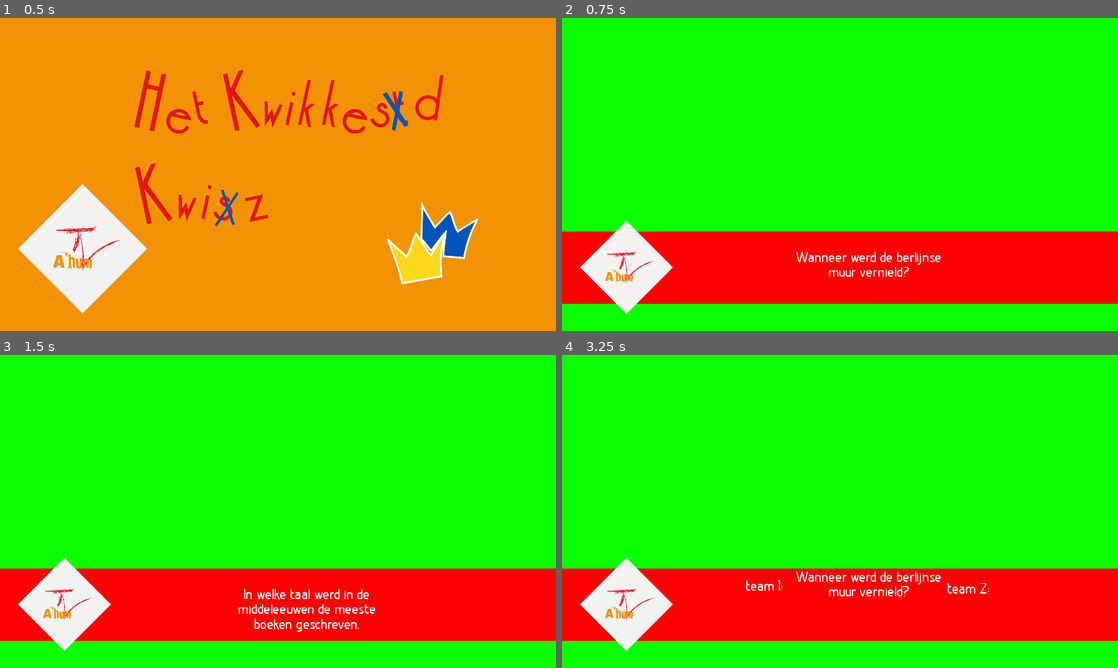
Above: before the commit, frames 1-4 (two rows, left to right).
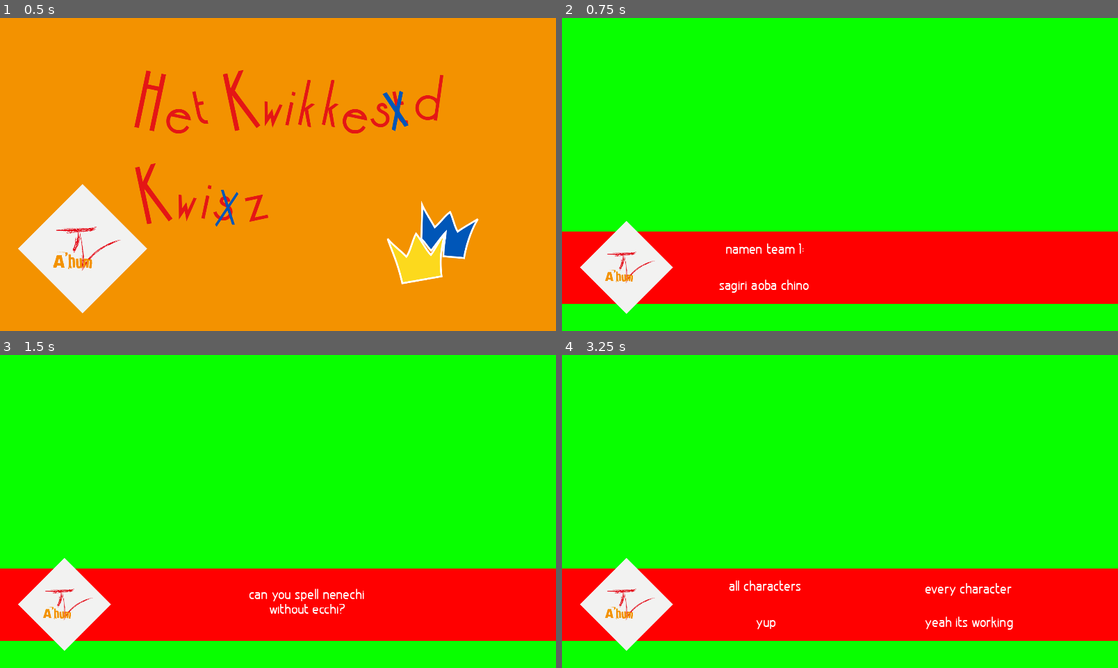
Above: after the commit, the same moments.

Repository: Frain-Breeze/KK-ONC
Game: Godot game, scene res://scenes/main.tscn
Two runs of this game, one before a commit and one after it. Both use one fixed random seed, a clock stepped at 60 frames per second and the inputs below.
Inputs:
- Up to frame 1 (0.5 s): no input
- Up to frame 2 (0.75 s): tap Enter at 0.5 s; tap Space (advance) at 0.6 s
- Up to frame 3 (1.5 s): tap Space (advance) at 1.25, 1.35 s
- Up to frame 4 (3.25 s): tap Enter at 2 s; tap Up (advance_question) at 2.1 s; tap Space (advance) at 2.3, 2.75, 3.05 s; tap Right (advance_round) at 2.85 s

Frame 1 is identical in both runs. In frame 2, 0.9% of the frame differs, in the area x 28-69%, y 72-88%; in frame 3, 1.0%; in frame 4, 1.2%, in the area x 30-82%, y 69-88%.

Commit message:
yes

Diff:
--- a/scripts/main.gd
+++ b/scripts/main.gd
@@ -15,21 +15,42 @@
 	var roundName: String
 
 export var autoAdvanceQuestion: bool
+export var questionfile = "res://questions/loli.csv"
+export var namefile = "res://questions/teamnames.txt"
 
 var content = []
 var csvFile = File.new()
+var nameFile = File.new()
 var currentRound = -1
 var currentQuestion = -1
 var rng = RandomNumberGenerator.new()
 var currMode = MODE.QUESTION
 
+var t1names = []
+var t2names = []
+
 var scT1 = 0
 var scT2 = 0
 
 func loadFile():
+
+	var t2 = false
+	nameFile.open(namefile, File.READ)
+	while !nameFile.eof_reached():
+		var tmp = nameFile.get_line()
+		print(tmp)
+		if tmp == "":
+			t2 = true
+			continue
+		if !t2:
+			t1names.append(tmp)
+		else:
+			t2names.append(tmp)
+	nameFile.close()
+
 	print(OS.get_user_data_dir())
 	print(OS.get_executable_path())
-	print(csvFile.open("res://questions/kk-vragen.csv", File.READ))
+	print(csvFile.open(questionfile, File.READ))
 
 	var inRound = false
 	var tRound = ROUND.new()
@@ -84,6 +105,8 @@
 			tRound.questions.append(tQuest)
 			tQuest = QUESTION.new()
 
+	csvFile.close()
+
 	if(inRound): #if we reached the end of the file without finishing the last round
 		content.append(tRound)
 
@@ -98,7 +121,9 @@
 
 
 enum MODE{
-	STARTSCREEN,
+	STARTSCREEN = 0,
+	INTRODUCTION1,
+	INTRODUCTION2,
 	QUESTION,
 	ANSWER,
 	ROUNDEND,
@@ -122,7 +147,17 @@
 
 func update_labels():
 
-	if(currMode == MODE.QUESTION):
+	if(currMode == MODE.INTRODUCTION1):
+		clear_all()
+		$UI/questions/answer1/text.text = "namen team 1:"
+		for name in t1names:
+			$UI/questions/answer3/text.text += name + " "
+	elif(currMode == MODE.INTRODUCTION2):
+		clear_all()
+		$UI/questions/answer1/text.text = "namen team 2:"
+		for name in t2names:
+			$UI/questions/answer3/text.text += name + " "
+	elif(currMode == MODE.QUESTION):
 		clear_all()
 		$UI/questions/question/text.text = content[currentRound].questions[currentQuestion].question
 	elif(currMode == MODE.ANSWER):
@@ -300,6 +335,13 @@
 	if Input.is_action_just_pressed("advance"):
 		if(currMode == MODE.STARTSCREEN):
 			$"UI/TextureBox/KK-splash".visible = false
+			currMode = MODE.INTRODUCTION1
+			update_labels()
+		elif(currMode == MODE.INTRODUCTION1):
+			currMode = MODE.INTRODUCTION2
+			update_labels()
+		elif(currMode == MODE.INTRODUCTION2):
+			currMode = MODE.QUESTION
 			next_round()
 		elif(currMode == MODE.SHOWANSWERS):
 			next_answer()
@@ -312,7 +354,9 @@
 			next_answer()
 		elif(currMode == MODE.INBETWEEN):
 			next_round()
-
+		else:
+			print("what")
+			breakpoint
 #	else:
 #		if Input.is_action_just_pressed("advance_round"):
 #			next_round()
Not shown, added: questions/teamnames.txt
